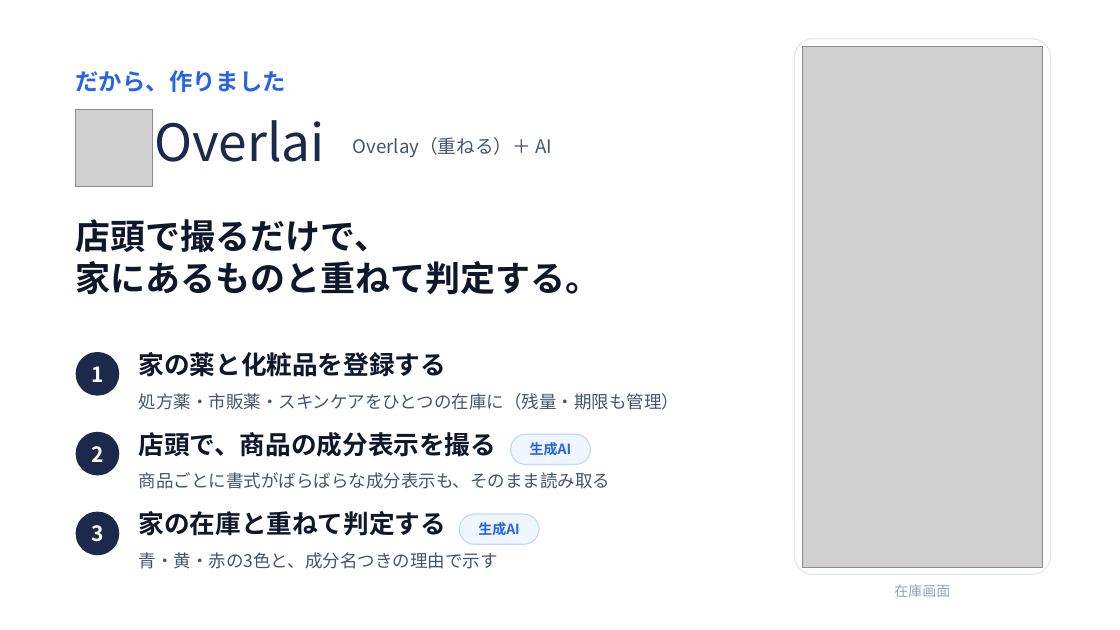
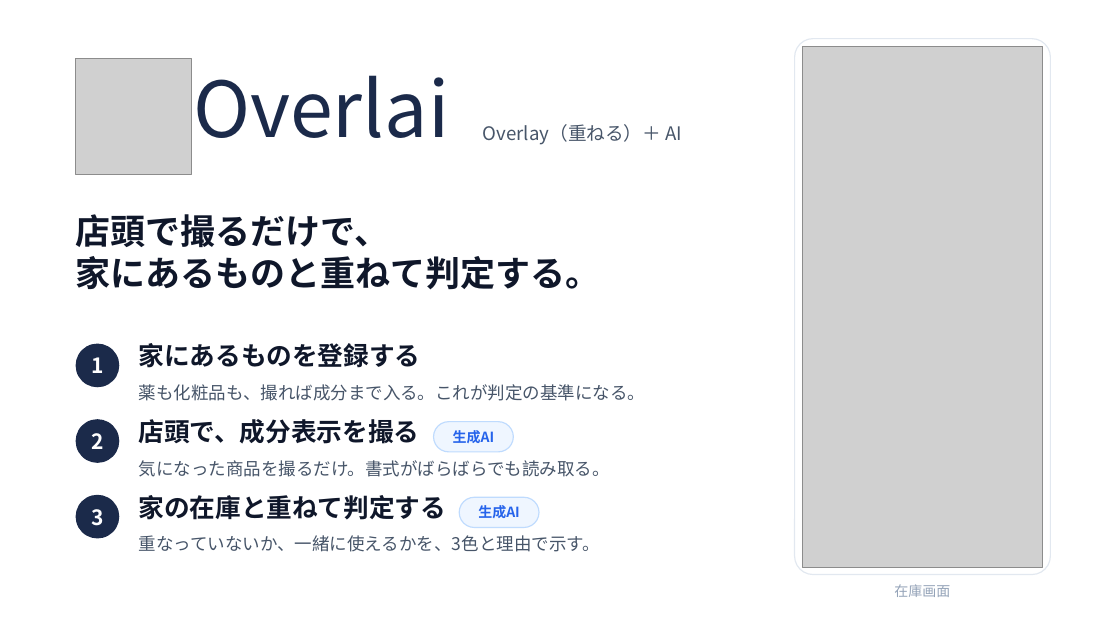
Before and after one commit to John-Frusciante/overlai, a slide deck: slide 5 of docs/ピッチ/Overlai_本選ピッチ.pptx. Drawn at 1120x630 pixels with LibreOffice and Linux fonts; fonts in the diff are those of the drawing; grey boxes stand for pictures. Boxes give left, top, right and bottom in pixels: in the first picture for what was removed or moved away, otherwise in the second. Text is boxed around its words. In the diff, an @@ line names an element or a change of style, - is before the commit and + after.

```diff
--- a/docs/ピッチ/Overlai_本選ピッチ.pptx
+++ b/docs/ピッチ/Overlai_本選ピッチ.pptx
@@ picture: place and size @@
-picture at bbox=[76, 109, 153, 187]
+picture at bbox=[76, 59, 192, 175]
@@ text removed at bbox=[76, 70, 286, 92] @@
-だから、作りました
@@ text "Overlai": place and size @@
-text "Overlai" at bbox=[154, 120, 325, 162]
+text "Overlai" at bbox=[193, 75, 449, 138]
@@ text "Overlai" at bbox=[193, 75, 449, 138]: size 44 to 66 pt @@
@@ text "Overlay（重ねる）＋ AI": place and size @@
-text "Overlay（重ねる）＋ AI" at bbox=[353, 137, 552, 158]
+text "Overlay（重ねる）＋ AI" at bbox=[483, 124, 682, 145]
@@ text "店頭で撮るだけで、": place and size @@
-text "店頭で撮るだけで、" at bbox=[76, 219, 601, 295]
+text "店頭で撮るだけで、" at bbox=[76, 214, 601, 290]
@@ rounded rectangle "1": place and size @@
-rounded rectangle "1" at bbox=[76, 352, 119, 396]
+rounded rectangle "1" at bbox=[76, 344, 119, 387]
@@ text at bbox=[139, 343, 421, 368]: text changed @@
-家の薬と化粧品を登録する
+家にあるものを登録する
@@ text added at bbox=[139, 384, 646, 401], 15 pt, text #475569 @@
+薬も化粧品も、撮れば成分まで入る。これが判定の基準になる。
@@ text at bbox=[139, 419, 420, 444]: text changed @@
-店頭で、商品の成分表示を撮る
+店頭で、成分表示を撮る
@@ text removed at bbox=[139, 393, 680, 410] @@
-処方薬・市販薬・スキンケアをひとつの在庫に（残量・期限も管理）
@@ rounded rectangle "生成AI": place and size @@
-rounded rectangle "生成AI" at bbox=[511, 434, 591, 465]
+rounded rectangle "生成AI" at bbox=[434, 422, 513, 452]
@@ text at bbox=[139, 460, 610, 477]: text changed @@
-商品ごとに書式がばらばらな成分表示も、そのまま読み取る
+気になった商品を撮るだけ。書式がばらばらでも読み取る。
@@ 3 rounded rectangles, 1 text: place and size @@
-3 rounded rectangles, 1 text at bbox=[76, 432, 539, 555]
+3 rounded rectangles, 1 text at bbox=[76, 419, 539, 539]
@@ text added at bbox=[139, 535, 600, 552], 15 pt, text #475569 @@
+重なっていないか、一緒に使えるかを、3色と理由で示す。
@@ text removed at bbox=[139, 552, 498, 569] @@
-青・黄・赤の3色と、成分名つきの理由で示す
```
Also in this commit, not shown: 6 other slides changed, 1 slide added, 6 other files.
